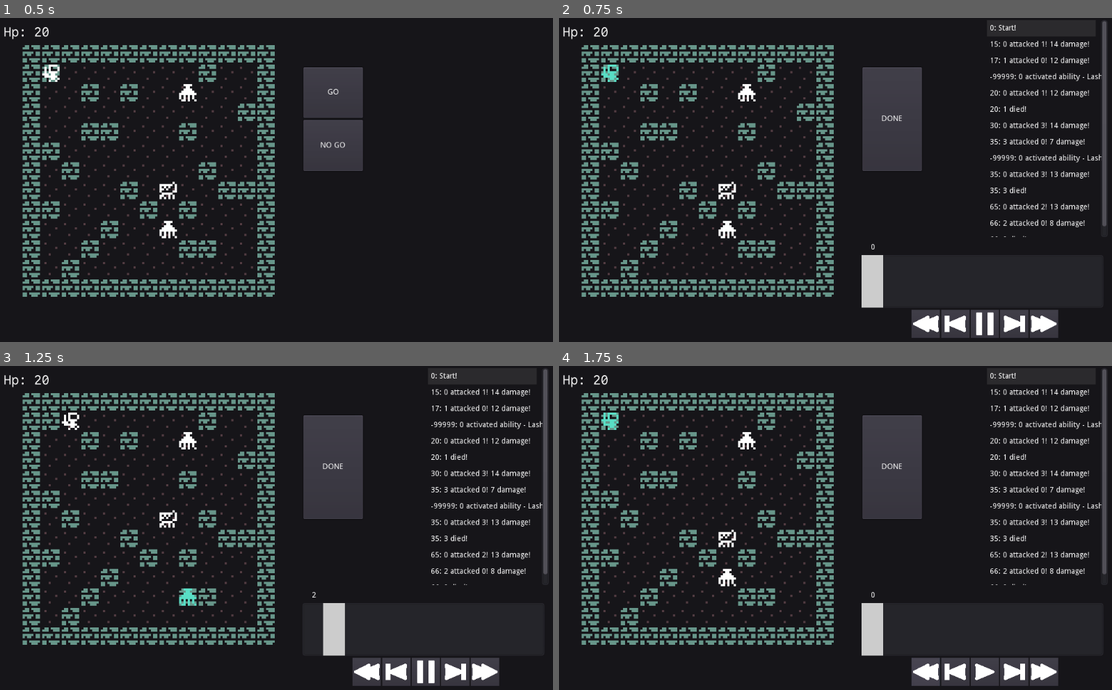
Above: before the commit, frames 1-4 (two rows, left to right).
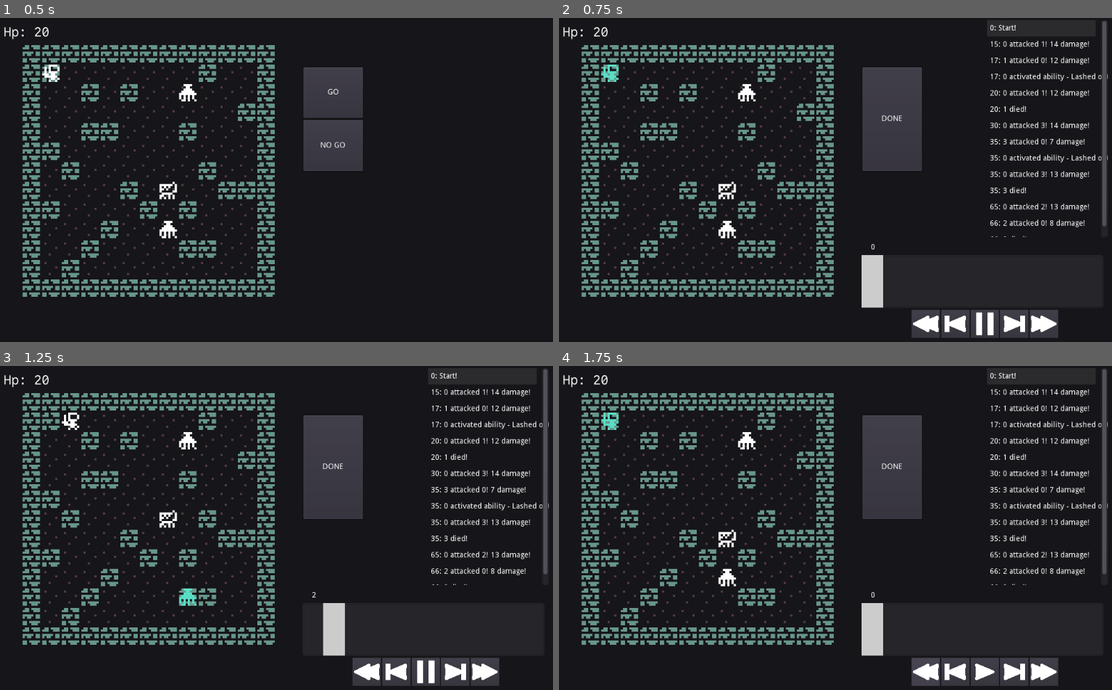
Above: after the commit, the same moments.

Repository: redxaxder/7DRL2024
Game: Godot game, scene res://main.tscn
Two runs of this game, one before a commit and one after it. Both use one fixed random seed, a clock stepped at 60 frames per second and the inputs below.
Inputs (mouse positions are in pixels of both pictures, inside the frame that each line leads up to):
- Up to frame 1 (0.5 s): no input
- Up to frame 2 (0.75 s): click "GO" at 0.5 s
- Up to frame 3 (1.25 s): no input
- Up to frame 4 (1.75 s): click (923, 670) at 1.25 s

Frame 1 is identical in both runs. In frame 2, 0.5% of the frame differs, in the area x 77-100%, y 16-45%; in frame 3, 0.5%; in frame 4, 0.5%.

Commit message:
Ability timestamp fix

Diff:
--- a/data/encounter/EncEvent.gd
+++ b/data/encounter/EncEvent.gd
@@ -45,4 +45,5 @@
 	evt.target_location = target
 	evt.ability = ability
 	evt.ab_name = ability.message
+	evt.timestamp = timestamp
 	return evt
--- a/data/encounter/EncounterDriver.gd
+++ b/data/encounter/EncounterDriver.gd
@@ -114,6 +114,8 @@
 			# check to see if the target has any abilities that respond to damage
 			var response: EncounterEvent = trigger_damage_ability(state, event)
 			if response != null:
+				assert(event.timestamp > 0)
+				assert(response.timestamp > 0)
 				return response
 		EncounterEvent.EventKind.Death:
 			state.remove_actor(event.actor_idx)
